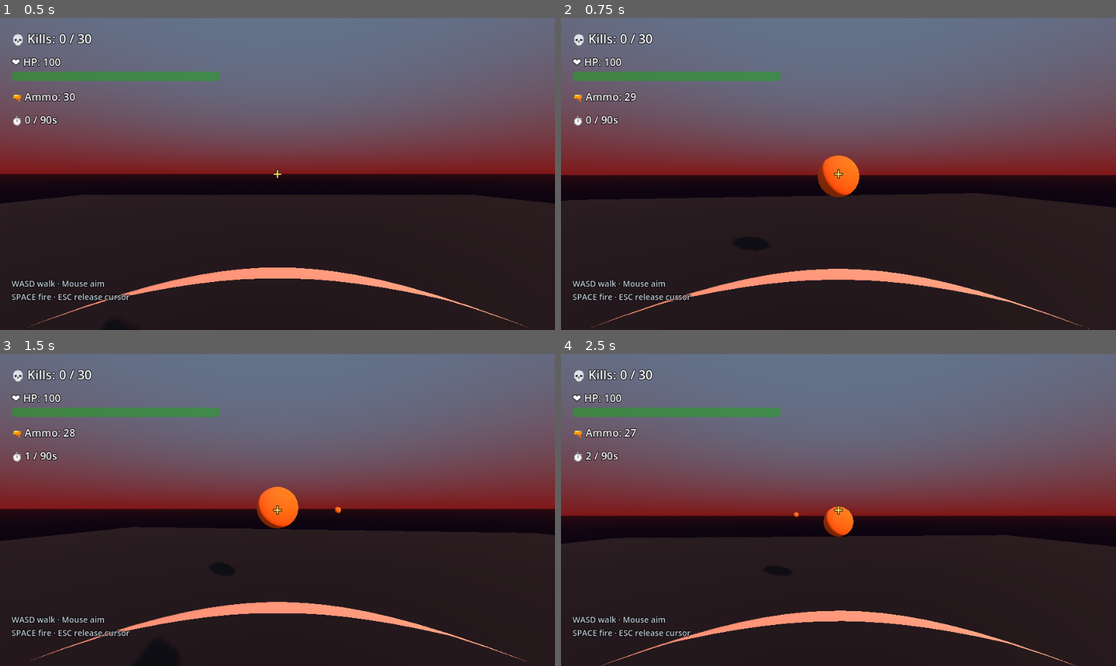
Above: before the commit, frames 1-4 (two rows, left to right).
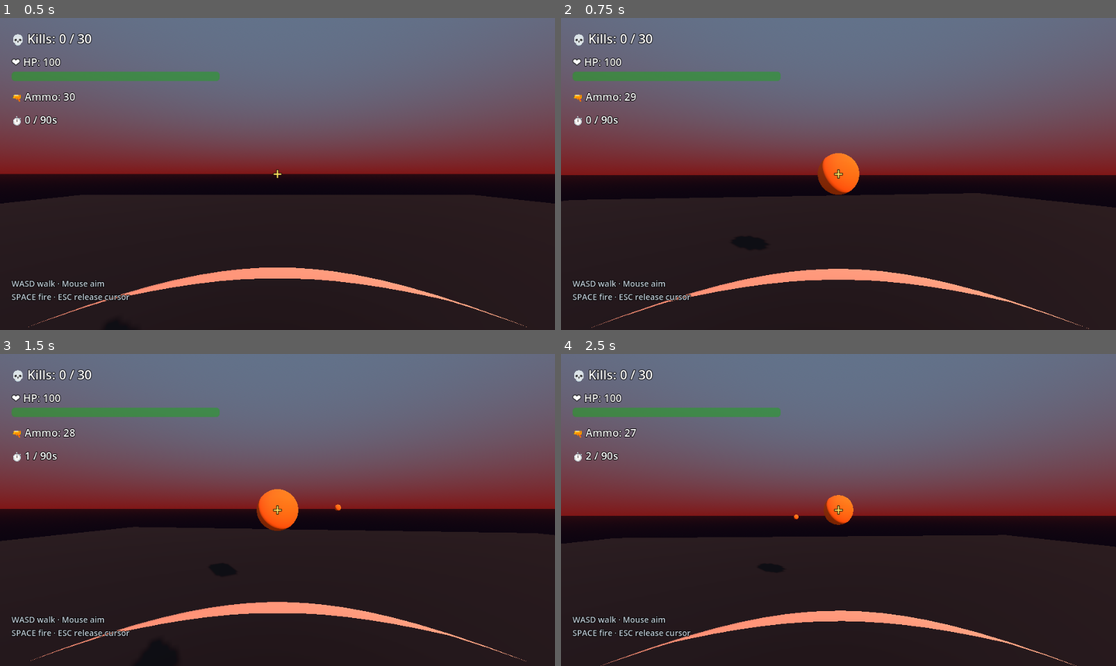
Above: after the commit, the same moments.

Repository: kamwoh/yume
Game: Godot game, scene res://scenes/doomarena3d.tscn
Two runs of this game, one before a commit and one after it. Both use one fixed random seed, a clock stepped at 60 frames per second and the inputs below. This scene is started directly instead of the project's main scene.
Inputs (mouse positions are in pixels of both pictures, inside the frame that each line leads up to):
- Up to frame 1 (0.5 s): no input
- Up to frame 2 (0.75 s): tap Enter (ui_accept) at 0.5 s; move the mouse to (866, 174) at 0.52 s; hold I (fire_north) from 0.53 s (still down); tap Space (spark) at 0.6 s; click (866, 174) at 0.67 s
- Up to frame 3 (1.5 s): keep holding I (fire_north); tap Enter (ui_accept) at 0.77 s; move the mouse to (249, 510) at 1.27 s; tap Space (spark) at 1.35 s
- Up to frame 4 (2.5 s): keep holding I (fire_north); tap Enter (ui_accept) at 1.52 s; move the mouse to (849, 503) at 2.02 s; tap R at 2.1 s; tap Space (spark) at 2.3 s

Frame 1 is identical in both runs. In frame 2, 0.2% of the frame differs, in the area x 46-54%, y 43-58%; in frame 3, 0.2%; in frame 4, 0.5%, in the area x 36-53%, y 45-68%.

Commit message:
Pitch fix: bullet Y now matches Godot Camera3D forward (+sin not -sin)
User playtest: "when I face up, bullet doesn't shoot the direction I'm
aiming." User also flagged hardcoded -32/+32 in center-anchor code.

Engine fix (game_shell.gd):
- "center" anchor box size is now configurable via panel_cfg.width/
  height (defaults 64×64). Was hardcoded -32 to +32.

Game fix (doomarena3d/world_rules.json):
- Bullet velocity Y component: -sin(pitch) → +sin(pitch).
  Same flip for spawn position offset Y.
- Why: Godot Camera3D rotation order is YXZ. For
  rotation = Vector3(pitch, facing, 0), the derived forward vector is
  (-sin(f)*cos(p), +sin(p), -cos(f)*cos(p)). Positive pitch = looking
  up = +Y. My earlier formula had the sign wrong.

New regression test:
- bullet_flies_up_when_aiming_up — pitch=0.5 rad, fires, asserts
  bullet.position.y > 3.0 after 8 ticks. Got 6.1.

6/6 scenarios pass. 188/188 unit tests pass.

Co-Authored-By: Claude Opus 4.7 (1M context) <noreply@anthropic.com>

Diff:
--- a/archetypes/core/templates/godot/data/demo_doomarena3d/tests.json
+++ b/archetypes/core/templates/godot/data/demo_doomarena3d/tests.json
@@ -63,6 +63,25 @@
     },
 
     {
+      "name": "bullet_flies_up_when_aiming_up",
+      "_": "REGRESSION: positive pitch = looking up. Bullet Y component must be +sin(pitch)*22, not -sin(pitch)*22. At pitch=0.5 (≈29° up), bullet should rise: y(t) = 1.6 + sin(0.5)*0.6 (spawn) + sin(0.5)*22*delta*ticks. After 8 ticks at 0.05s: y ≈ 1.89 + 0.479*22*0.4 ≈ 1.89 + 4.22 ≈ 6.1 m. Permissive bound y > 3.0.",
+      "setup": {
+        "entity_state": {
+          "player": {"facing": 0, "pitch": 0.5, "ammo": 5, "position": [0, 0, 0]}
+        }
+      },
+      "actions": [
+        {"tick": 1, "input": "spark"}
+      ],
+      "ticks": 8,
+      "assertions": [
+        {"type": "entity_field", "select": "first",
+         "query": {"tags_all": ["bullet"]},
+         "field": "state.position.y", "op": ">", "value": 3.0}
+      ]
+    },
+
+    {
       "name": "fire_blocked_when_no_ammo",
       "_": "ammo=0 → fire rule's `state.ammo_gt: 0` query fails → no bullet.",
       "setup": {
--- a/archetypes/core/templates/godot/data/demo_doomarena3d/world_rules.json
+++ b/archetypes/core/templates/godot/data/demo_doomarena3d/world_rules.json
@@ -81,7 +81,7 @@
     },
 
     {
-      "_comment": "=== PLAYER FIRING — single PRESS-edge rule. Forward direction matches Godot Camera3D convention: facing is Y-rotation, default forward = (-sin(facing), 0, -cos(facing)). At facing=0, bullet flies to -Z (matches camera looking at -Z). With pitch enabled, Y component = -sin(pitch) * 22 and horizontal scaling factor = cos(pitch). 'spark' action is already mapped to SPACE in project.godot.",
+      "_comment": "=== PLAYER FIRING — single PRESS-edge rule. Camera convention: rotation=Vector3(pitch, facing, 0) in YXZ order. Derived forward vector is (-sin(f)*cos(p), +sin(p), -cos(f)*cos(p)). Positive pitch = looking up → +Y component. At facing=pitch=0 forward = -Z (matches Camera3D default). Bullet spawns at eye level (1.6 m) offset 0.6 m along forward; velocity is forward × 22 m/s. 'spark' action is mapped to SPACE in project.godot.",
       "id": "fire_forward",
       "trigger": {"type": "input", "action": "spark"},
       "query": {"tags_all": ["player"], "state": {"ammo_gt": 0}},
@@ -89,12 +89,12 @@
         {"type": "spawn", "template": "bullet",
          "position": [
            "self.state.position.x - sin(self.state.facing) * cos(self.state.pitch) * 0.6",
-           "1.6 - sin(self.state.pitch) * 0.6",
+           "1.6 + sin(self.state.pitch) * 0.6",
            "self.state.position.z - cos(self.state.facing) * cos(self.state.pitch) * 0.6"
          ],
          "overrides": {"state": {"velocity": [
            "-sin(self.state.facing) * cos(self.state.pitch) * 22",
-           "-sin(self.state.pitch) * 22",
+           "sin(self.state.pitch) * 22",
            "-cos(self.state.facing) * cos(self.state.pitch) * 22"
          ]}}},
         {"type": "state_add", "target": "self", "field": "ammo", "amount": -1}
--- a/archetypes/core/templates/godot/scripts/engine/game_shell.gd
+++ b/archetypes/core/templates/godot/scripts/engine/game_shell.gd
@@ -596,12 +596,16 @@
 		"center":
 			# Centered overlay — for crosshairs, target reticles, etc.
 			# VBox sits in the middle of the screen; child elements stack
-			# but typical use is a single element (one crosshair).
+			# but typical use is a single element (one crosshair). Box
+			# half-size defaults to 32 px; override with `width` + `height`
+			# in panel_cfg for larger reticles or stacked center HUD.
+			var w: float = float(panel_cfg.get("width", 64))
+			var h: float = float(panel_cfg.get("height", 64))
 			vbox.set_anchors_preset(Control.PRESET_CENTER)
-			vbox.offset_left = -32
-			vbox.offset_top = -32
-			vbox.offset_right = 32
-			vbox.offset_bottom = 32
+			vbox.offset_left = -w * 0.5
+			vbox.offset_top = -h * 0.5
+			vbox.offset_right = w * 0.5
+			vbox.offset_bottom = h * 0.5
 			vbox.alignment = BoxContainer.ALIGNMENT_CENTER
 	root.add_child(vbox)
 
